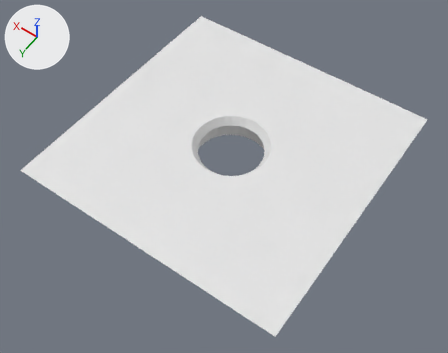
Before and after pictures for a commit that changed the Blender file Assets/Models/agujero_ojos.blend.
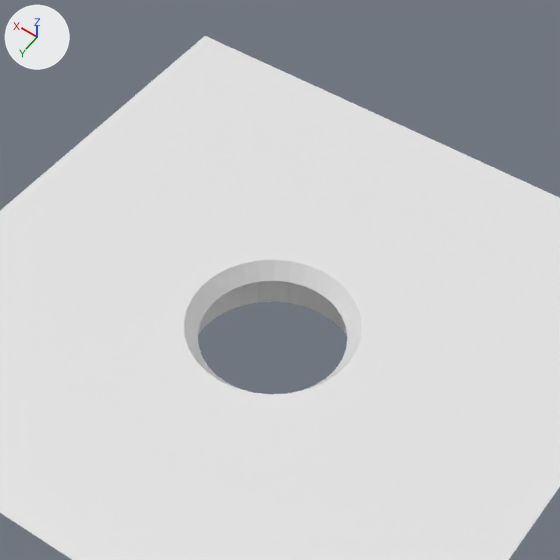
There are two pictures of each version: one whole from a 50 mm camera at (-9.27, -2.47, 9.03) aimed at (-4.98, -8.48, -0.42), one close up on the part from 24% to 80% of the width and 0% to 71% of the height. Every picture has the same lights, and +X, +Y and +Z are marked at upper left.

Objects in the first close-up: 'Suelo_lvl1'.
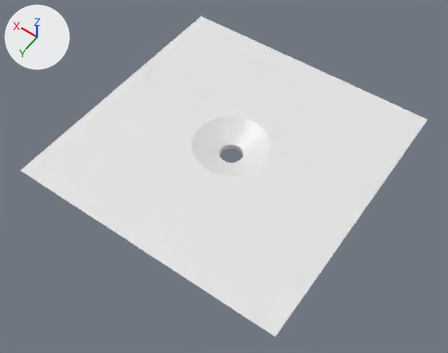
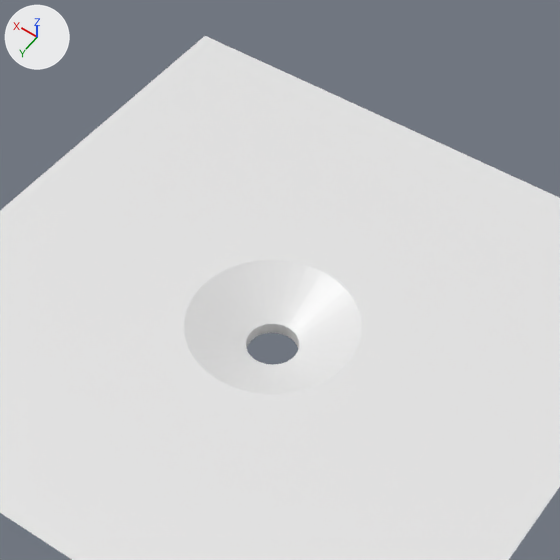
Boxes (x1, y1, x2, y2) around the edits, measured in the close-ups (560 x 560 px):
part 1 of me_cube, built on: before (184, 260, 362, 393); after (184, 260, 362, 394)

Diff of the bpy script that builds the scene:
```diff
--- a/Assets/Models/agujero_ojos.blend.py
+++ b/Assets/Models/agujero_ojos.blend.py
@@ me_cube @@
 # used by ob_suelo_lvl1; location = (-3.333, -5.687, -0.147); scale = (27.5, 27.5, 0.275)
-me_cube.from_pydata(...)  # 104 vertices, 72 faces; spans x -0.16..0.04, y -0.21..-0.01, z -1.0..1.0
+me_cube.from_pydata(...)  # 136 vertices, 104 faces; spans x -0.16..0.04, y -0.21..-0.01, z -1.0..1.0
+# me_cube part 1
+# 3 vertices in x -0.06..-0.05, y -0.14, z 0.46 move by (0.0, 0.02, -0.39)
+# 3 vertices in x -0.06..-0.05, y -0.09, z 0.46 move by (0.0, -0.02, -0.39)
+# 3 vertices in x -0.08, y -0.12..-0.11, z 0.46 move by (0.01, 0.0, -0.39)
+# 3 vertices in x -0.03, y -0.12..-0.11, z 0.46 move by (-0.02, 0.0, -0.39)
+# 3 vertices in x -0.04, y -0.13, z 0.46 move by (-0.01, 0.01, -0.39)
+# 17 vertices move from x -0.08..-0.04, y -0.14..-0.09, z 0.46 to x -0.06..-0.05, y -0.12..-0.11, z 0.07
+# 32 new vertices lie (0.0, 0.0, -0.43) away from vertices in x -0.08..-0.03, y -0.14..-0.09, z 0.46
+# 32 new faces join them
 me_cube.materials.append(mat_material)
```
